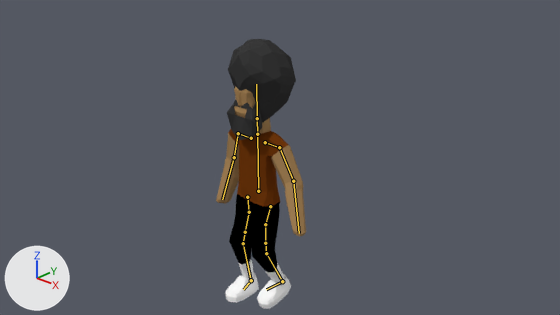
An edit to the Blender file Assets/Modls/Character/Shoe.blend, drawn before and after from the same camera.
Camera for both pictures: the file's camera 'Camera'. The lights are fixed; the arrows at lower left show +X, +Y and +Z. Both versions are drawn at frame 40 of the action 'Armature.004Action'; the numbers are the values there. The bones that bend it are drawn over the model as lines.

In view in the first picture: 'Pelo_Icosphere.002'.
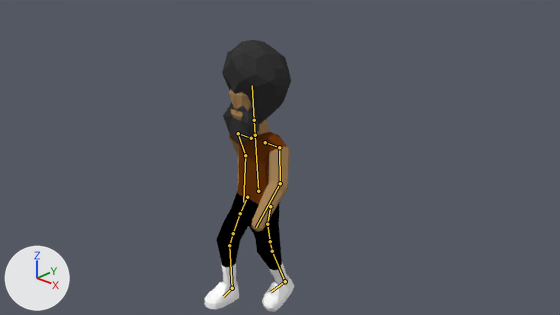
Where the change shows, as pixel boxes (x1, y1, x2, y2) in the pictures (560 x 315 px):
'Pelo_Icosphere.002', posed
    before: (216, 39, 306, 309)
    after: (205, 40, 294, 311)
bone 'Bone', root to tip
    before: (270, 206) to (265, 224)
    after: (270, 206) to (267, 224)
bone 'Bone.001', root to tip
    before: (265, 224) to (265, 243)
    after: (267, 224) to (270, 241)
bone 'Bone.003', root to tip
    before: (266, 253) to (282, 281)
    after: (272, 251) to (285, 281)
bone 'Bone.017', root to tip
    before: (282, 281) to (266, 289)
    after: (285, 281) to (270, 292)
bone 'Bone.004', root to tip
    before: (247, 197) to (249, 212)
    after: (247, 197) to (240, 213)
bone 'Bone.005', root to tip
    before: (249, 212) to (245, 232)
    after: (240, 213) to (233, 233)
bone 'Bone.018', root to tip
    before: (251, 280) to (243, 289)
    after: (232, 288) to (223, 296)
bone 'Bone.008', root to tip
    before: (258, 191) to (257, 134)
    after: (258, 191) to (255, 135)
bone 'Bone.012', root to tip
    before: (279, 147) to (293, 181)
    after: (279, 147) to (280, 183)
bone 'Bone.013', root to tip
    before: (293, 181) to (299, 233)
    after: (280, 183) to (256, 227)
bone 'Bone.015', root to tip
    before: (238, 133) to (234, 157)
    after: (238, 133) to (245, 155)
bone 'Bone.016', root to tip
    before: (234, 157) to (222, 199)
    after: (245, 155) to (243, 202)

What the commit changed:
Bone 'Bone' (bone_bone) turns from (0, 0, 23) to (0, 0, 13) degrees about its own x, y and z.
Bone 'Bone.001' (bone_bone_001) turns from (0, 0, -23) to (0, 0, -22) degrees about its own x, y and z.
Bone 'Bone.003' (bone_bone_003) turns from (0, 0, -23) to (0, 0, -10) degrees about its own x, y and z.
Bone 'Bone.017' (bone_bone_017) turns from (-12, 3, 22) to (5, -4, 22) degrees about its own x, y and z.
Bone 'Bone.004' (bone_bone_004) turns from (0, 0, -5) to (0, 0, 38) degrees about its own x, y and z.
Bone 'Bone.005' (bone_bone_005) turns from (0, 0, 23) to (0, 0, -10) degrees about its own x, y and z.
Bone 'Bone.018' (bone_bone_018) turns from (-13, -1, -20) to (-7, 1, -20) degrees about its own x, y and z.
Bone 'Bone.008' (bone_bone_008) turns from (0, 0, 0) to (0, 0, 3) degrees about its own x, y and z.
Bone 'Bone.012' (bone_bone_012) turns from (44, -11, -13) to (48, -26, 8) degrees about its own x, y and z.
Bone 'Bone.013' (bone_bone_013) turns from (-3, 1, 16) to (-1, -5, 30) degrees about its own x, y and z.
Bone 'Bone.015' (bone_bone_015) turns from (-52, -7, -5) to (-68, -30, 4) degrees about its own x, y and z.
Bone 'Bone.016' (bone_bone_016) turns from (1, 6, 22) to (3, 7, 45) degrees about its own x, y and z.
